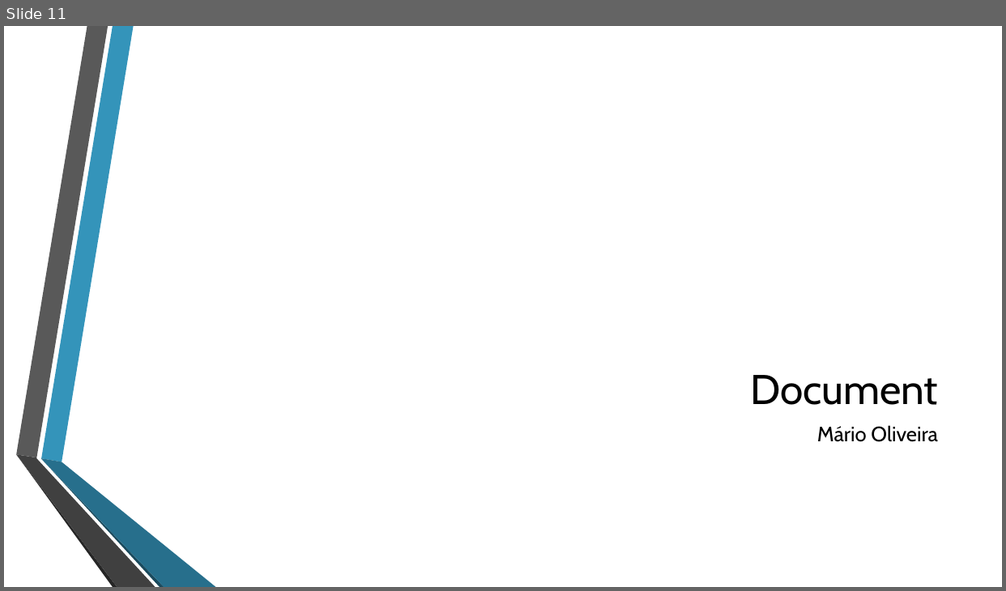
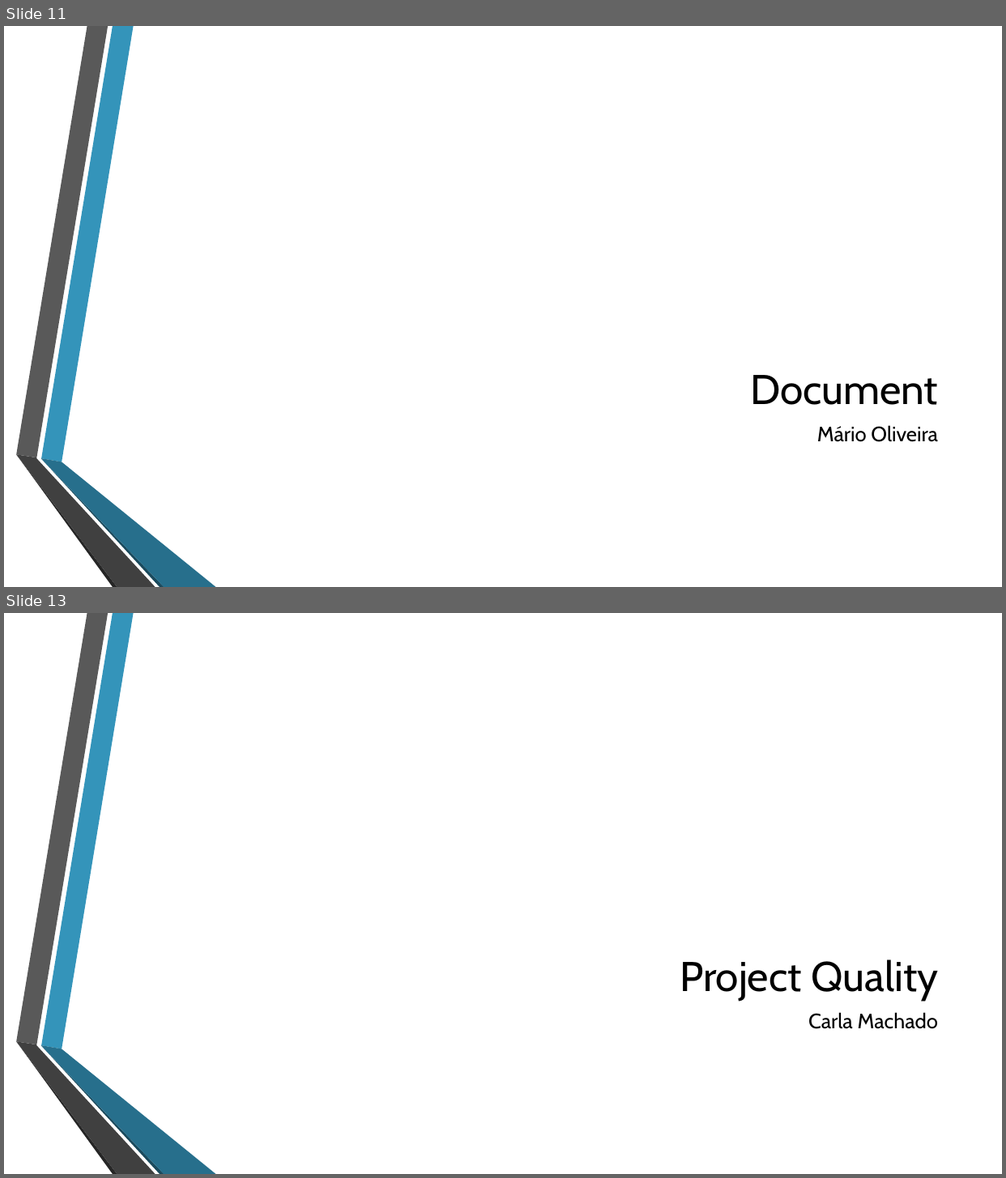
Before and after one commit to jmgirao/projetosoftware1213, a slide deck: Final Presentation/Presentation.pptx. Shown one above the other, each under a label of ours: slide 11 before the commit, slides 11 and 13 after it; the slides between them are not shown. The pictures are 1006x591 and 1006x1178 pixels, drawn with LibreOffice and Linux fonts; fonts in the diff are those of the drawing; background and template pictures are left out. Boxes give left, top, right and bottom in pixels: in the first picture for what was removed or moved away, otherwise in the second. Text is boxed around its words. In the diff, an @@ line names an element or a change of style, - is before the commit and + after.

```diff
--- a/Final Presentation/Presentation.pptx
+++ b/Final Presentation/Presentation.pptx
@@ slide 13 added at [4,613,1002,1174], background picture (left out); not listed: 6 template elements that a slide beside it also shows @@
@@ title added at [680,960,938,1000], 40 pt, text #000000 @@
+Project Quality
@@ text added at [808,1012,938,1029], 20 pt, text #000000 @@
+Carla Machado
```
Also in this commit, not shown: 15 other slides added.
